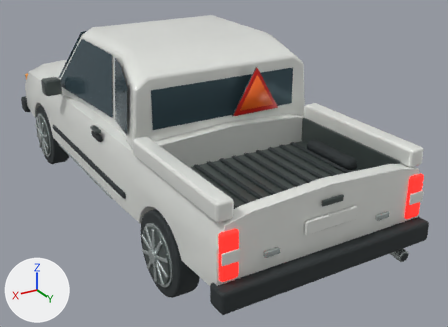
What one commit did to the glTF model vehicles/a_traktor.glb.
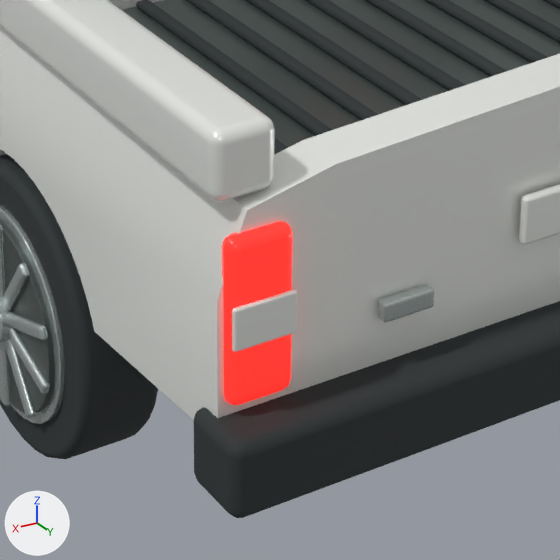
The first picture shows the older version from a camera (50 mm lens) standing at (2.46, 4.93, 2.68) and looking at (-0.29, 0.34, 0.39). The close-ups show the older and then the newer version on the part from 34% to 71% of the width and 50% to 100% of the height of that picture. Only the edits that show in the close-ups are written down. Arrows for +X, +Y and +Z are at lower left; the lights stay in place. Where no turn or scale is listed for an object, it has been applied to the vertices. Vertices at exactly the same position are counted once.

The first close-up shows 'Alloy wheel.003', 'Bed rib.006', 'Bed rib.007', 'Bed rib.008', 'Black bumper.001', 'Cargo rail.001', 'Däck.003', 'Load bed liner', 'Pressed steel body', 'Rear lamp.001', 'Reversing lens.001', 'Wheel hub recess.003' and 15 more.
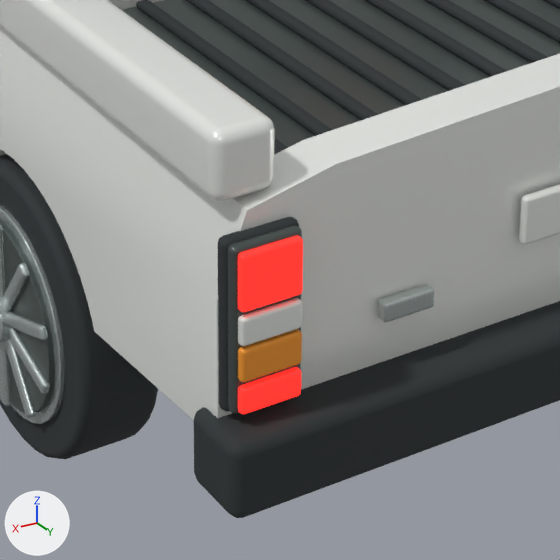
Boxes (x1, y1, x2, y2) around the edits, measured in the close-ups (560 x 560 px):
'Rear lamp.001', deleted (red)
    before: (222, 222, 293, 405)
'Rear lamp brake lens.001', added (red)
    after: (238, 236, 303, 312)
'Reversing lens.001', reshaped, moved (23% shorter)
    before: (232, 289, 298, 352)
    after: (238, 298, 302, 346)
'Tail light housing.001', added
    after: (227, 225, 302, 414)
'Tail light gasket.001', added
    after: (218, 217, 299, 412)
'Rear indicator lens.001', added (orange)
    after: (238, 329, 302, 382)
'Rear lamp lower lens.001', added (red)
    after: (238, 367, 301, 414)

Diff of the bpy script that builds the scene:
```diff
--- a/vehicles/a_traktor.glb.py
+++ b/vehicles/a_traktor.glb.py
@@ mat_rear_amber_optic @@
+mat_rear_amber_optic = principled_material('Rear amber optic')
+mat_rear_amber_optic.base_color = (0.92, 0.33, 0.032)  # orange #f69b32
+mat_rear_amber_optic.metallic = 0.08
+mat_rear_amber_optic.roughness = 0.28
@@ me_cube_054 @@
 # used by ob_reversing_lens_001; location = (0.78, 2.208, 0.7)
-me_cube_054.from_pydata(...)  # 96 vertices, 188 faces; spans x -0.0655..0.0655, y -0.006..0.006, z -0.0435..0.0435
+me_cube_054.from_pydata(...)  # 96 vertices, 188 faces; spans x -0.063..0.063, y -0.01..0.01, z -0.029..0.029
+# me_cube_054 part 1: 96 of 96 vertices moved; they spanned x -0.0655..0.0655, y -0.006..0.006, z -0.0435..0.0435 and now span x -0.063..0.063, y -0.01..0.01, z -0.029..0.029; mean shift (0.0, 0.0, 0.0)
 me_cube_054.materials.append(mat_warm_ceramic_white)
@@ me_cube_058_1 @@
+me_cube_058_1.from_pydata(...)  # 96 vertices, 188 faces; spans x -0.072..0.072, y -0.013..0.013, z -0.168..0.168
+me_cube_058_1.materials.append(mat_graphite_trim)  # dark grey #4d5755
@@ me_cube_057_1 @@
+me_cube_057_1.from_pydata(...)  # 96 vertices, 188 faces; spans x -0.078..0.078, y -0.016..0.016, z -0.174..0.174
+me_cube_057_1.materials.append(mat_tire_rubber)  # dark grey #2c3234
@@ me_cube_062_1 @@
+me_cube_062_1.from_pydata(...)  # 96 vertices, 188 faces; spans x -0.063..0.063, y -0.01..0.01, z -0.028..0.028
+me_cube_062_1.materials.append(mat_emergency_red_lens)  # red #f62c24, glowing red #ff2e26
@@ me_cube_059_1 @@
+me_cube_059_1.from_pydata(...)  # 96 vertices, 188 faces; spans x -0.063..0.063, y -0.01..0.01, z -0.057..0.057
+me_cube_059_1.materials.append(mat_emergency_red_lens)  # red #f62c24, glowing red #ff2e26
@@ me_cube_061_1 @@
+me_cube_061_1.from_pydata(...)  # 96 vertices, 188 faces; spans x -0.063..0.063, y -0.01..0.01, z -0.034..0.034
+me_cube_061_1.materials.append(mat_rear_amber_optic)  # orange #f69b32
@@ ob_rear_lamp_001 @@
-ob_rear_lamp_001 = bpy.data.objects.new('Rear lamp.001', me_cube_053)
-ob_rear_lamp_001.location = (0.78, 2.182, 0.7)
@@ ob_reversing_lens_001 @@
 ob_reversing_lens_001 = bpy.data.objects.new('Reversing lens.001', me_cube_054)
-ob_reversing_lens_001.location = (0.78, 2.208, 0.7)
+ob_reversing_lens_001.location = (0.78, 2.225, 0.706)
@@ ob_tail_light_housing_001 @@
+ob_tail_light_housing_001 = bpy.data.objects.new('Tail light housing.001', me_cube_058_1)
+ob_tail_light_housing_001.location = (0.78, 2.207, 0.7)
@@ ob_tail_light_gasket_001 @@
+ob_tail_light_gasket_001 = bpy.data.objects.new('Tail light gasket.001', me_cube_057_1)
+ob_tail_light_gasket_001.location = (0.78, 2.186, 0.7)
@@ ob_rear_lamp_lower_lens_001 @@
+ob_rear_lamp_lower_lens_001 = bpy.data.objects.new('Rear lamp lower lens.001', me_cube_062_1)
+ob_rear_lamp_lower_lens_001.location = (0.78, 2.225, 0.566)
@@ ob_rear_lamp_brake_lens_001 @@
+ob_rear_lamp_brake_lens_001 = bpy.data.objects.new('Rear lamp brake lens.001', me_cube_059_1)
+ob_rear_lamp_brake_lens_001.location = (0.78, 2.225, 0.802)
@@ ob_rear_indicator_lens_001 @@
+ob_rear_indicator_lens_001 = bpy.data.objects.new('Rear indicator lens.001', me_cube_061_1)
+ob_rear_indicator_lens_001.location = (0.78, 2.225, 0.638)
```
